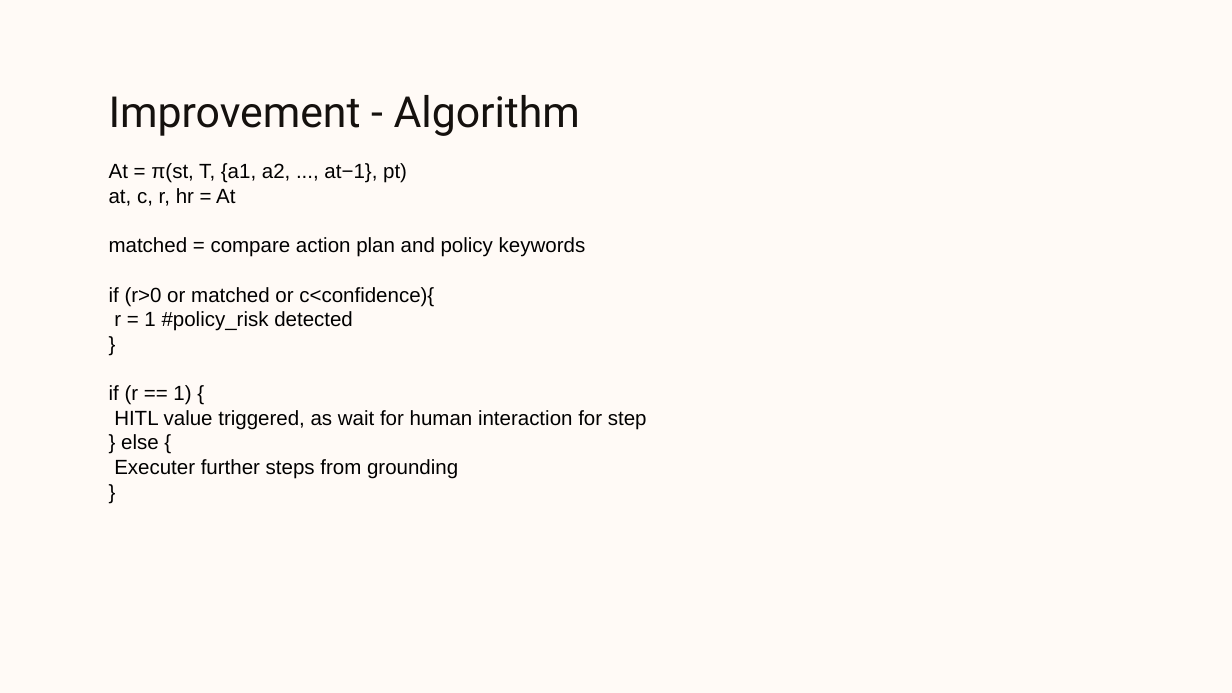
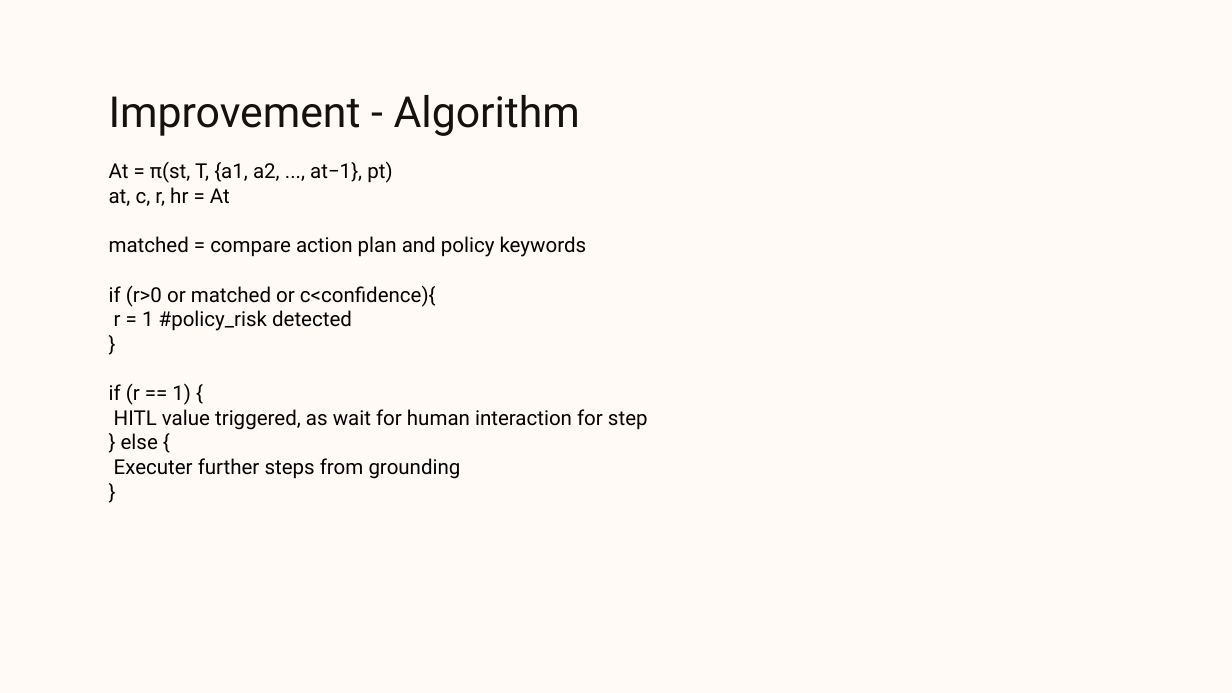
Before and after one commit to Dhruv-Darji/AutoWeb, a slide deck: slide 19 of PPT/Evaluation.pptx (slide 24 before the commit). Drawn at 1232x693 pixels with LibreOffice and Linux fonts; fonts in the diff are those of the drawing; background and template pictures are left out. Boxes give left, top, right and bottom in pixels: in the first picture for what was removed or moved away, otherwise in the second. Text is boxed around its words. In the diff, an @@ line names an element or a change of style, - is before the commit and + after.

```diff
--- a/PPT/Evaluation.pptx
+++ b/PPT/Evaluation.pptx
@@ text "At = π(st, T, {a1, ..." at [109,161,648,479]: font Arial to Roboto @@
```
Also in this commit, not shown: 14 other slides changed, 11 slides added, 12 slides removed, 36 other files.
